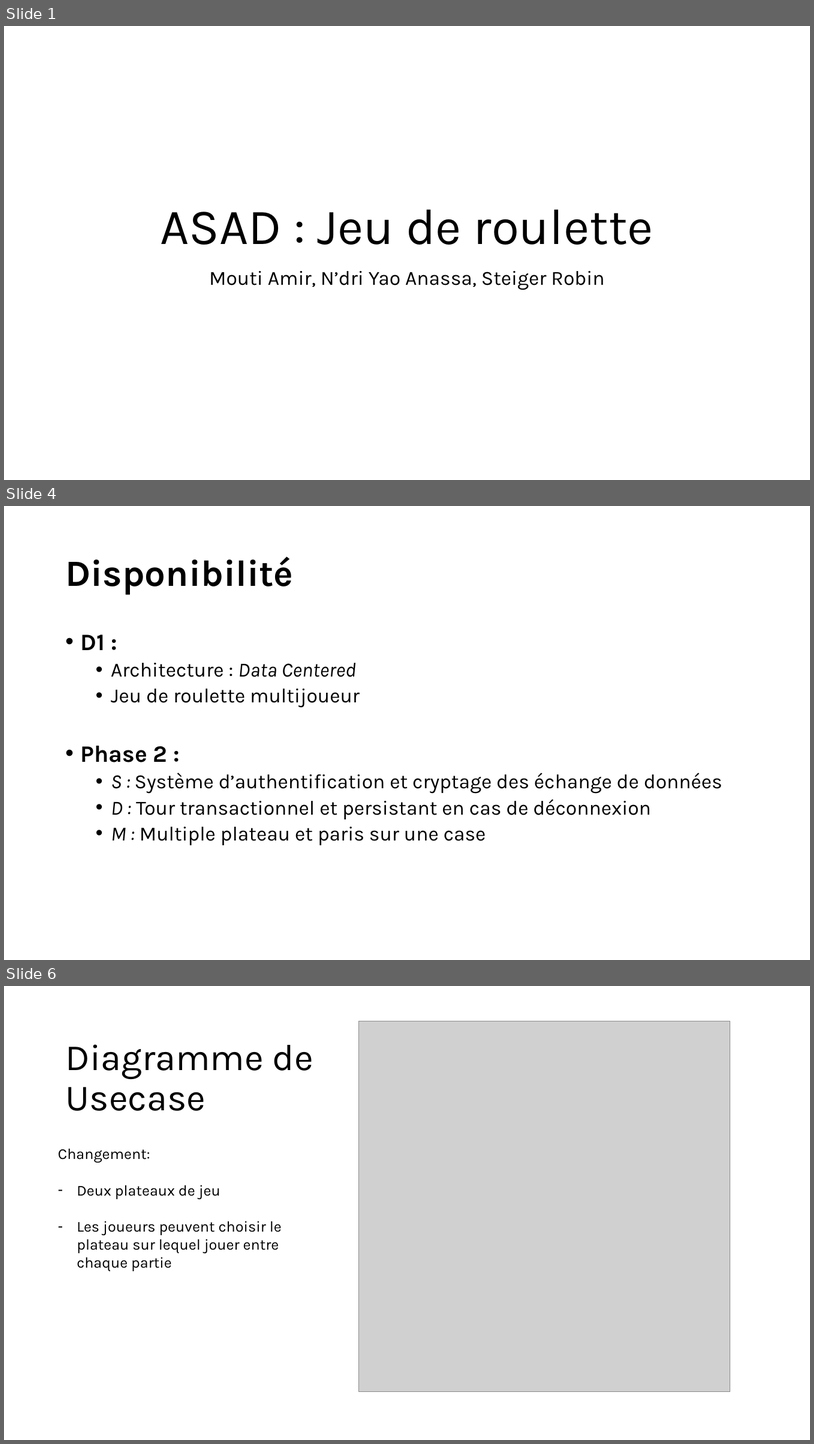
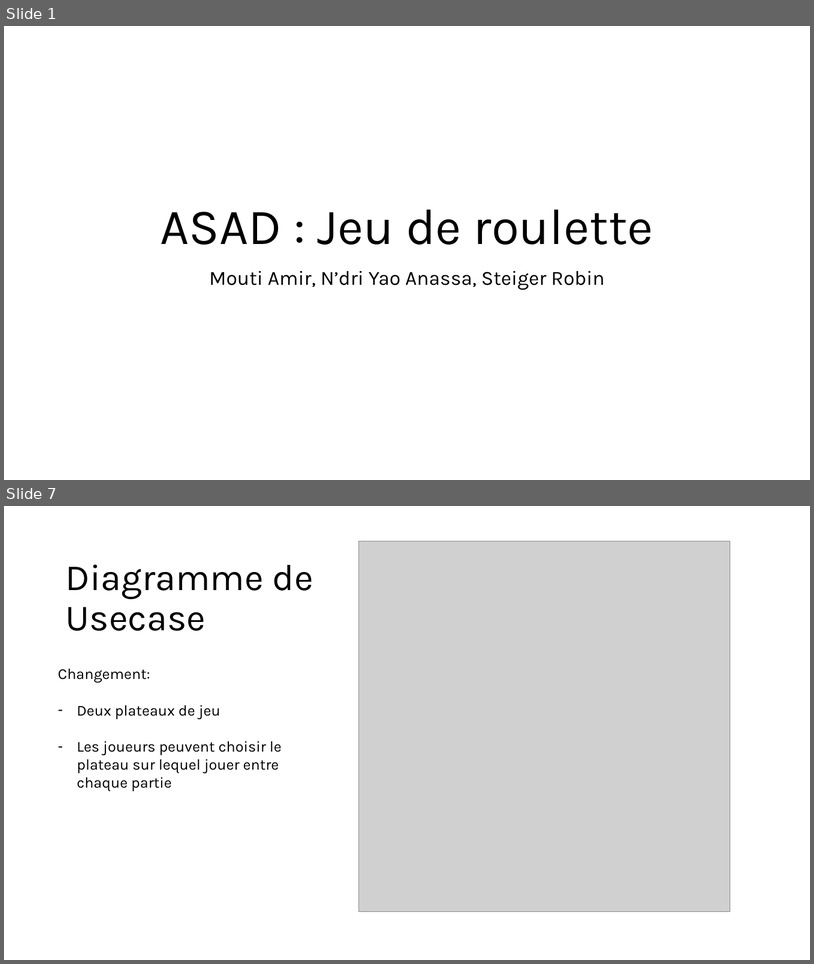
Before and after one commit to RobinSteiger/ASAD, a slide deck: doc/presentation.pptx. Shown one above the other, each under a label of ours: slides 1, 4 and 6 before the commit, slides 1 and 7 after it; the slides between them are not shown. The pictures are 814x1444 and 814x964 pixels, drawn with LibreOffice and Linux fonts; fonts in the diff are those of the drawing; grey boxes stand for pictures. Boxes give left, top, right and bottom in pixels: in the first picture for what was removed or moved away, otherwise in the second. Text is boxed around its words. In the diff, an @@ line names an element or a change of style, - is before the commit and + after.

```diff
--- a/doc/presentation.pptx
+++ b/doc/presentation.pptx
@@ slide 4 removed at [4, 506, 810, 960], background #FFFFFF @@
@@ title removed at [65, 556, 293, 595] @@
-Disponibilité
@@ text removed at [81, 634, 723, 845] @@
-• D1 :
-  • Architecture : Data Centered
-  • Jeu de roulette multijoueur
-• Phase 2 :
-  • S : Système d’authentification et cryptage des échange de données
-  • D : Tour transactionnel et persistant en cas de déconnexion
-  • M : Multiple plateau et paris sur une case
@@ what was slide 6 is now slide 7 @@
```
Also in this commit, not shown: 3 slides changed, 4 slides added.
